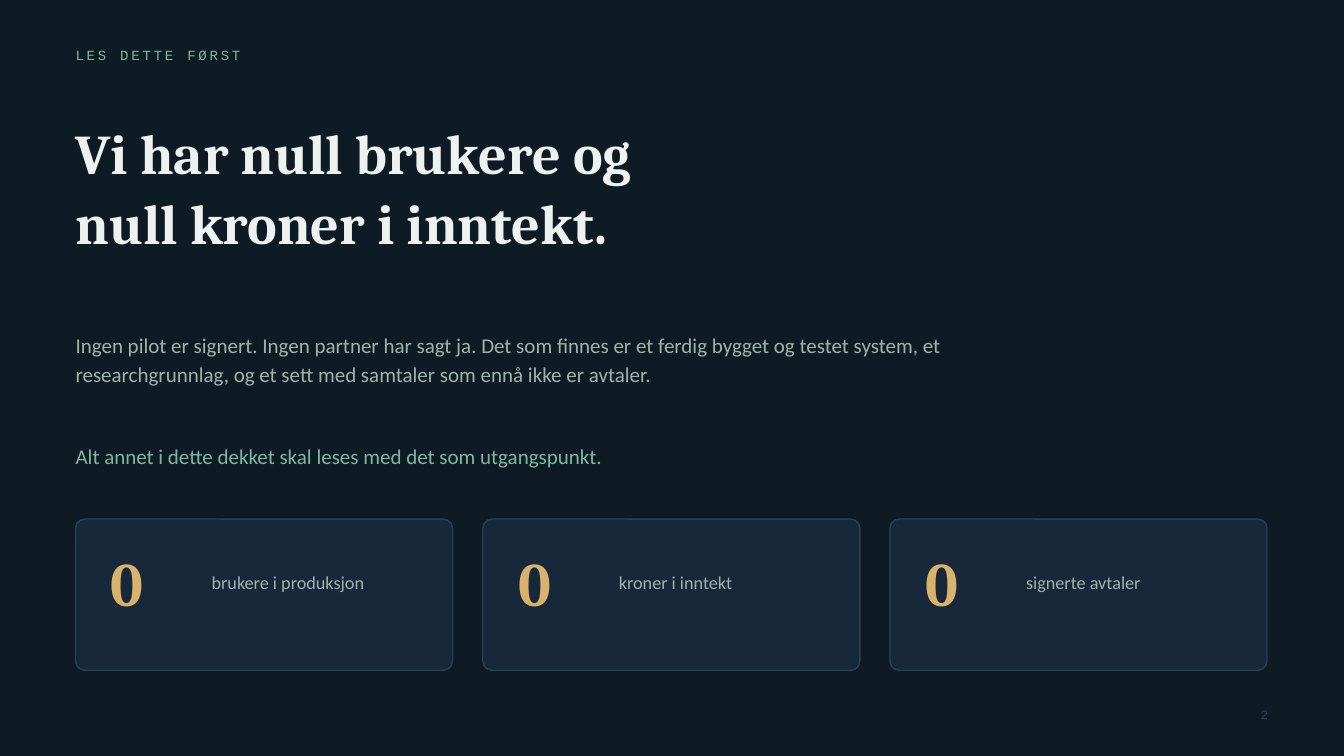
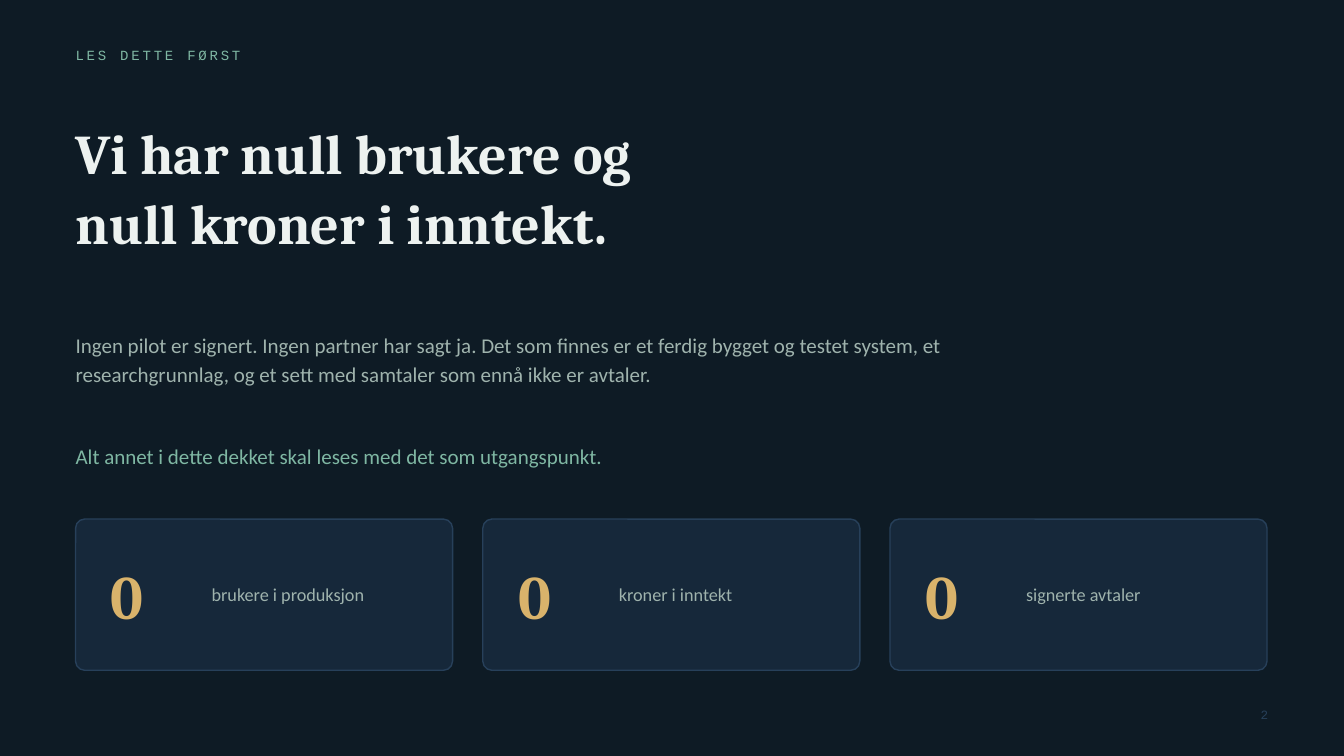
Before and after one commit to jonathanfoss-commits/Eik-sales-repo, a slide deck: slide 2 of livsarkivet/docs/investordekk.pptx. Drawn at 1344x756 pixels with LibreOffice and Linux fonts; fonts in the diff are those of the drawing. Boxes give left, top, right and bottom in pixels: in the first picture for what was removed or moved away, otherwise in the second. Text is boxed around its words. In the diff, an @@ line names an element or a change of style, - is before the commit and + after.

```diff
--- a/livsarkivet/docs/investordekk.pptx
+++ b/livsarkivet/docs/investordekk.pptx
@@ text "0": place and size @@
-text "0" at [111,564,144,607]
+text "0" at [111,577,144,620]
@@ text "brukere i produksjon": place and size @@
-text "brukere i produksjon" at [212,576,364,592]
+text "brukere i produksjon" at [212,588,364,604]
@@ text "0": place and size @@
-text "0" at [518,564,551,607]
+text "0" at [518,577,551,620]
@@ text "kroner i inntekt": place and size @@
-text "kroner i inntekt" at [619,576,732,589]
+text "kroner i inntekt" at [619,588,732,601]
@@ text "0": place and size @@
-text "0" at [925,564,958,607]
+text "0" at [925,577,958,620]
@@ text "signerte avtaler": place and size @@
-text "signerte avtaler" at [1026,576,1141,592]
+text "signerte avtaler" at [1026,588,1141,604]
```
Also in this commit, not shown: 9 other slides changed.
